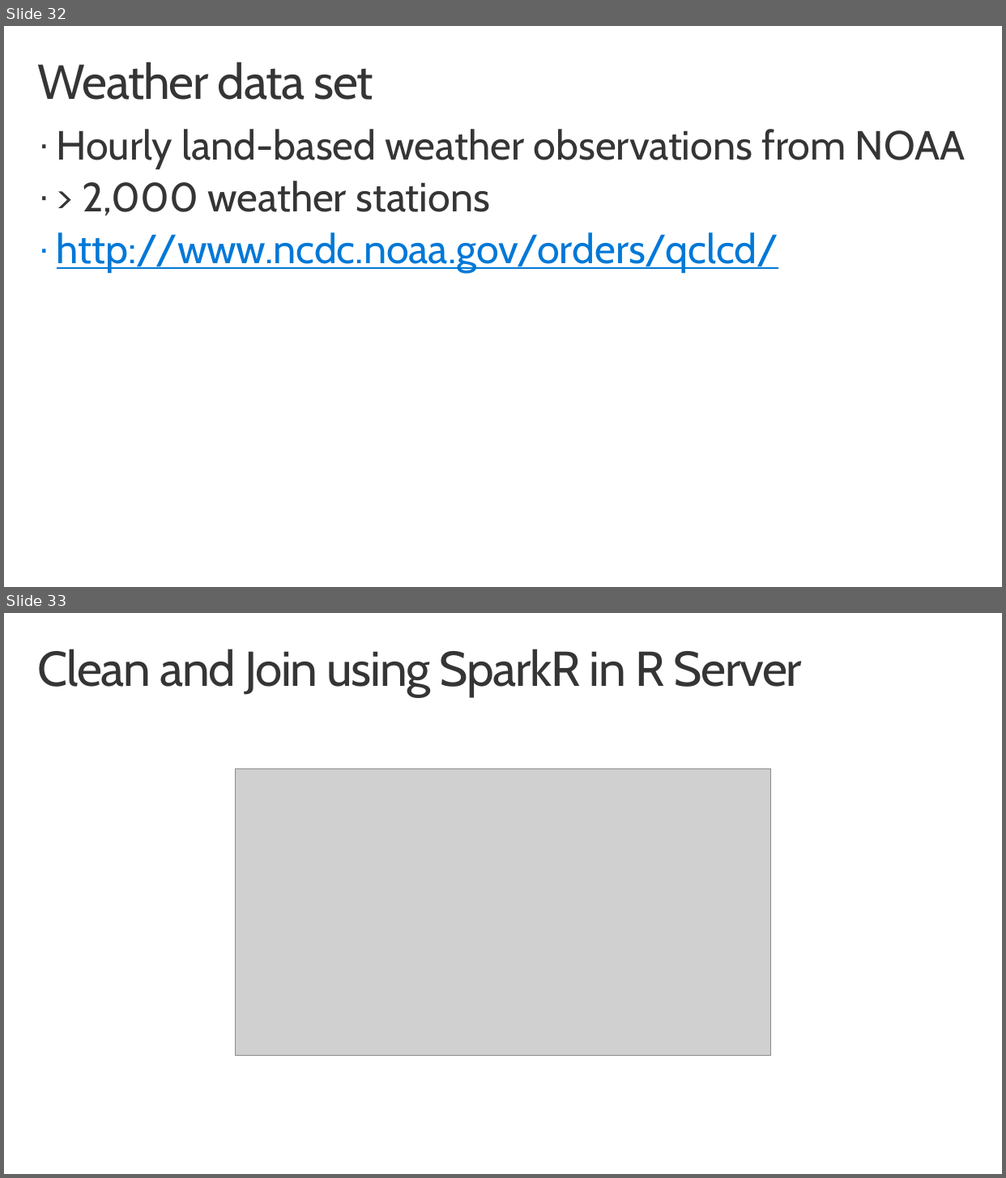
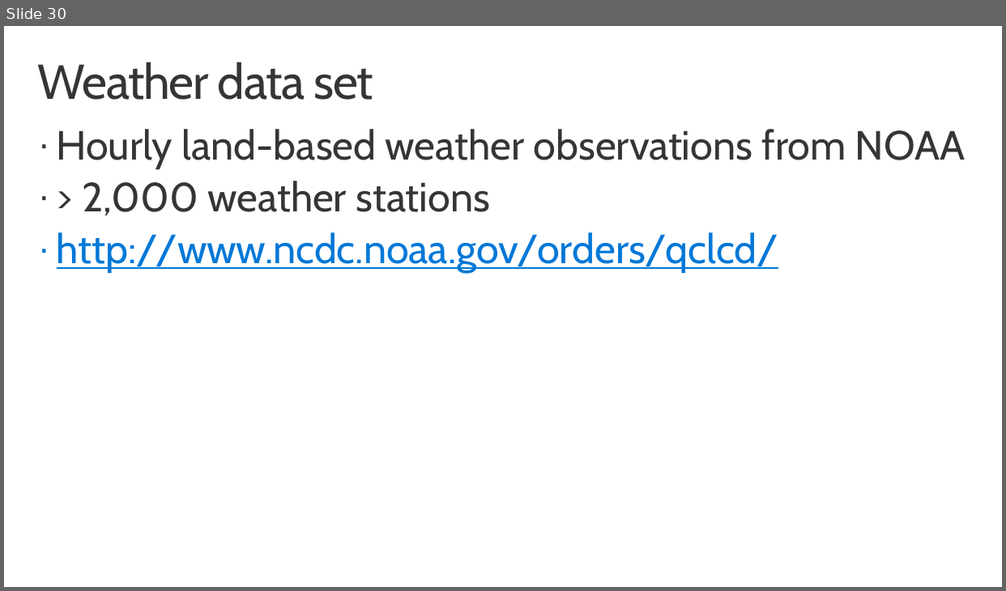
Before and after one commit to microsoft/AI-Immersion-Workshop, a slide deck: R server Tools for scaling R using Azure/docs/ToolsForScalingRUsingAzure.pptx. Shown one above the other, each under a label of ours: slides 32 and 33 before the commit, slide 30 after it. The pictures are 1006x1178 and 1006x591 pixels, drawn with LibreOffice and Linux fonts; fonts in the diff are those of the drawing; grey boxes stand for pictures; background and template pictures are left out. Boxes give left, top, right and bottom in pixels: in the first picture for what was removed or moved away, otherwise in the second. Text is boxed around its words. In the diff, an @@ line names an element or a change of style, - is before the commit and + after.

Commit message:
modified slides with more on SQL Server R Services and MRS

```diff
--- a/R server Tools for scaling R using Azure/docs/ToolsForScalingRUsingAzure.pptx
+++ b/R server Tools for scaling R using Azure/docs/ToolsForScalingRUsingAzure.pptx
@@ slide 33 removed at box(4, 613, 1002, 1174), background #FFFFFF @@
@@ title removed at box(38, 649, 803, 696) @@
-Clean and Join using SparkR in R Server
@@ picture removed at box(235, 769, 772, 1055) @@
@@ what was slide 32 is now slide 30 @@
```
Also in this commit, not shown: 4 slides changed, 2 slides added, 3 other slides removed.
